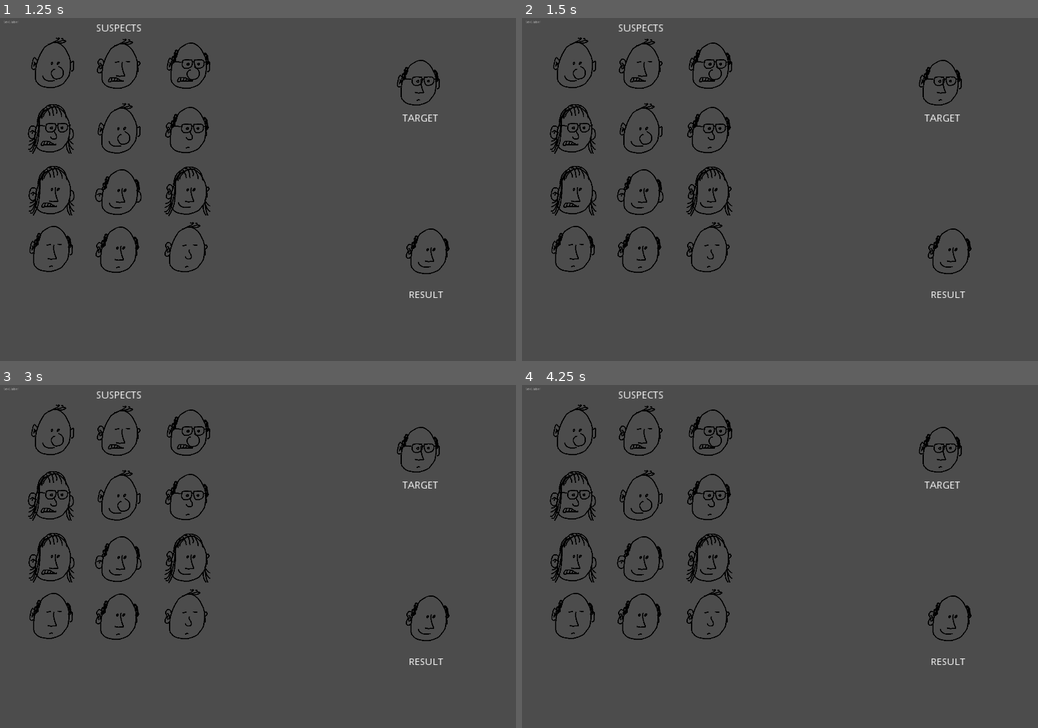
Above: before the commit, frames 1-4 (two rows, left to right).
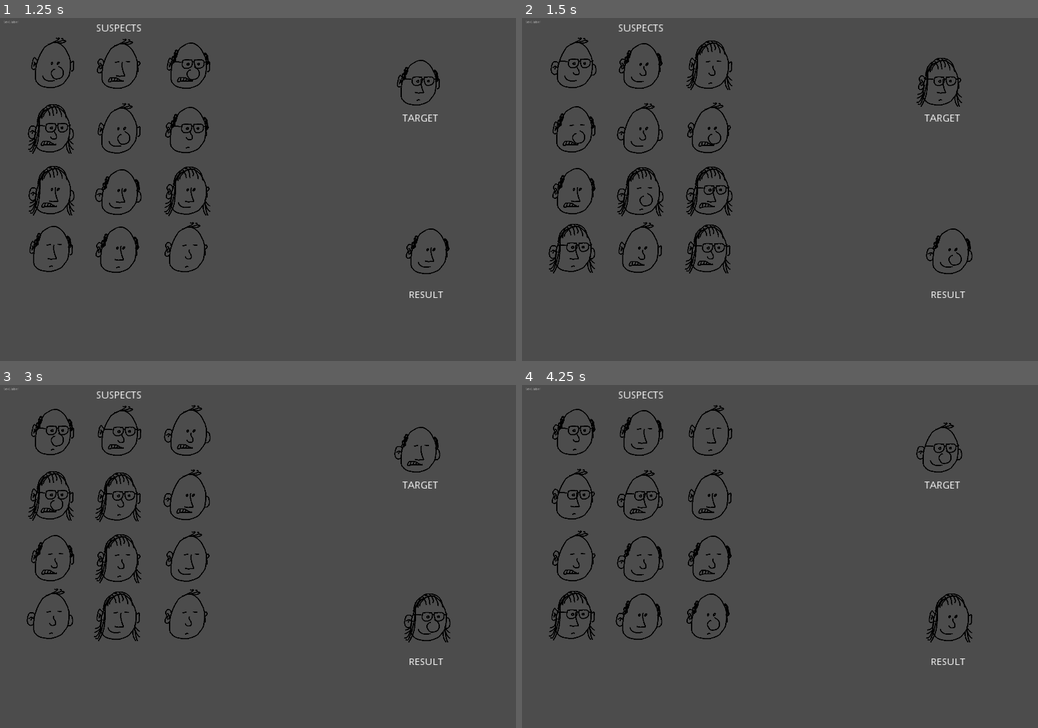
Above: after the commit, the same moments.

Repository: skarnl/godot--gmtk2021
Game: Godot game, scene res://screens/splash.tscn
Two runs of this game, one before a commit and one after it. Both use one fixed random seed, a clock stepped at 60 frames per second and the inputs below.
Inputs:
- Up to frame 1 (1.25 s): tap Enter (ui_accept) at 0.5, 0.77 s
- Up to frame 2 (1.5 s): tap R (restart, bound only after the commit) at 1.25 s
- Up to frame 3 (3 s): tap Enter (ui_accept) at 1.52, 2 s; tap R (restart, bound only after the commit) at 2.75 s
- Up to frame 4 (4.25 s): tap Enter (ui_accept) at 3.02, 3.5, 3.77 s; tap R (restart, bound only after the commit) at 4.15 s

Frame 1 is identical in both runs. In frame 2, 2.6% of the frame differs, in the area x 5-88%, y 6-75%; in frame 3, 2.4%; in frame 4, 2.3%.

Commit message:
Add restart button

Diff:
--- a/project.godot
+++ b/project.godot
@@ -32,6 +32,14 @@
 window/stretch/mode="2d"
 window/stretch/aspect="keep"
 
+[input]
+
+restart={
+"deadzone": 0.5,
+"events": [ Object(InputEventKey,"resource_local_to_scene":false,"resource_name":"","device":0,"alt":false,"shift":false,"control":false,"meta":false,"command":false,"pressed":false,"scancode":82,"unicode":0,"echo":false,"script":null)
+ ]
+}
+
 [rendering]
 
 2d/snapping/use_gpu_pixel_snap=true
